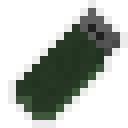
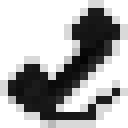
Layers edited between the first and the second 128 x 128 image:
hid "icon_disk" over <box>8,0,128,128</box>
added layer "icon_phone" above "icon_five_euros" over <box>0,0,128,128</box>
